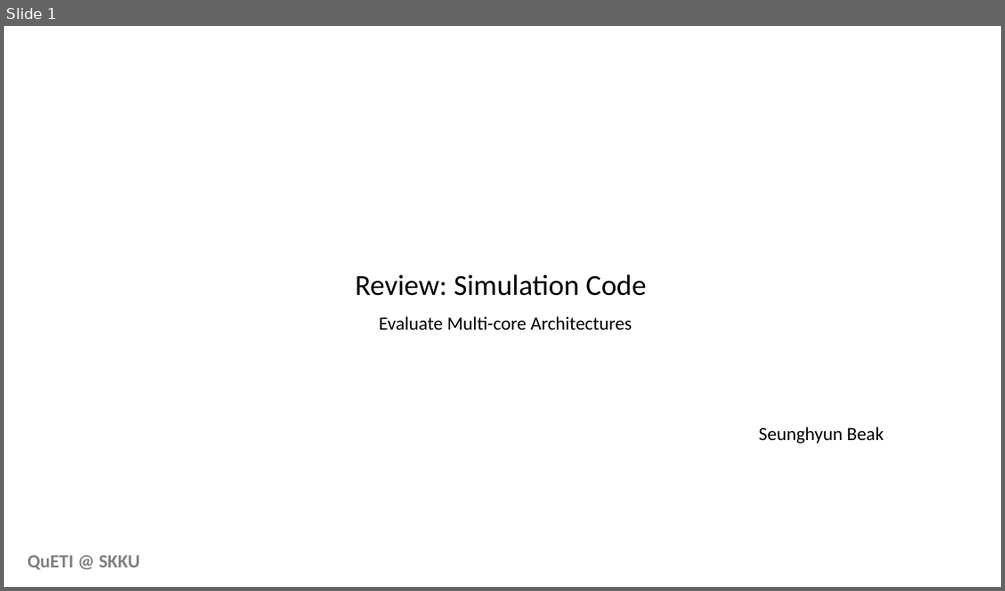
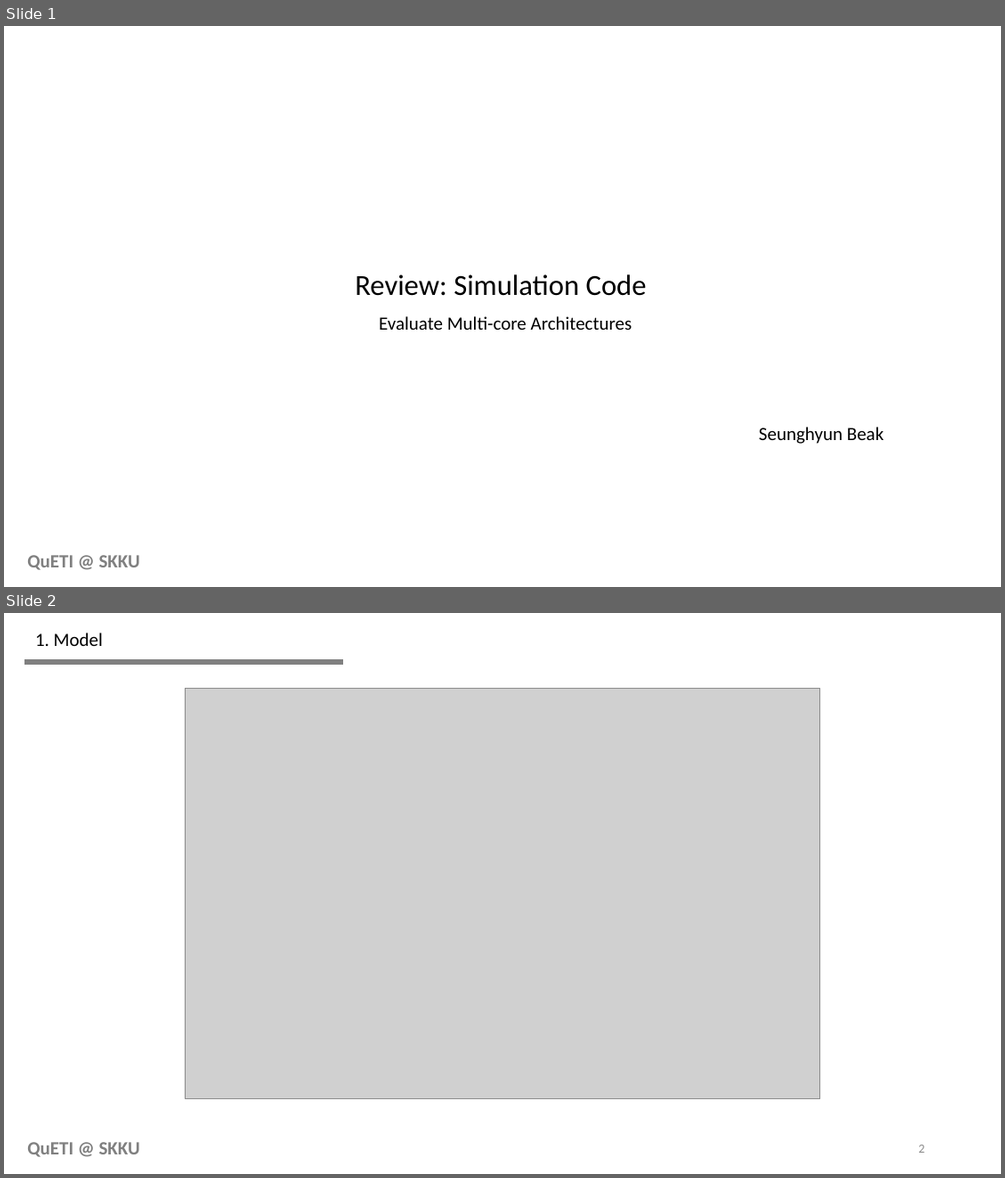
Before and after one commit to Seunghyun100/simulator, a slide deck: Simulation Code Review.pptx. Shown one above the other, each under a label of ours: slide 1 before the commit, slides 1 and 2 after it. The pictures are 1005x591 and 1005x1178 pixels, drawn with LibreOffice and Linux fonts; fonts in the diff are those of the drawing; grey boxes stand for pictures. Boxes give left, top, right and bottom in pixels: in the first picture for what was removed or moved away, otherwise in the second. Text is boxed around its words. In the diff, an @@ line names an element or a change of style, - is before the commit and + after.

```diff
--- a/Simulation Code Review.pptx
+++ b/Simulation Code Review.pptx
@@ slide 2 added at bbox=[4, 613, 1001, 1174], background #FFFFFF; not listed: 1 template element that a slide beside it also shows @@
@@ text added at bbox=[35, 633, 103, 646], 18 pt, text #000000 @@
+1. Model
@@ line added from (25, 662) to (343, 662), #808080 5 pt @@
@@ picture added at bbox=[185, 689, 821, 1098] @@
@@ page number added at bbox=[918, 1144, 924, 1152], 12 pt, text #8C8C8C @@
+2
```
Also in this commit, not shown: 1 slide changed, 5 other slides added, 3 slides removed, 11 other files.
